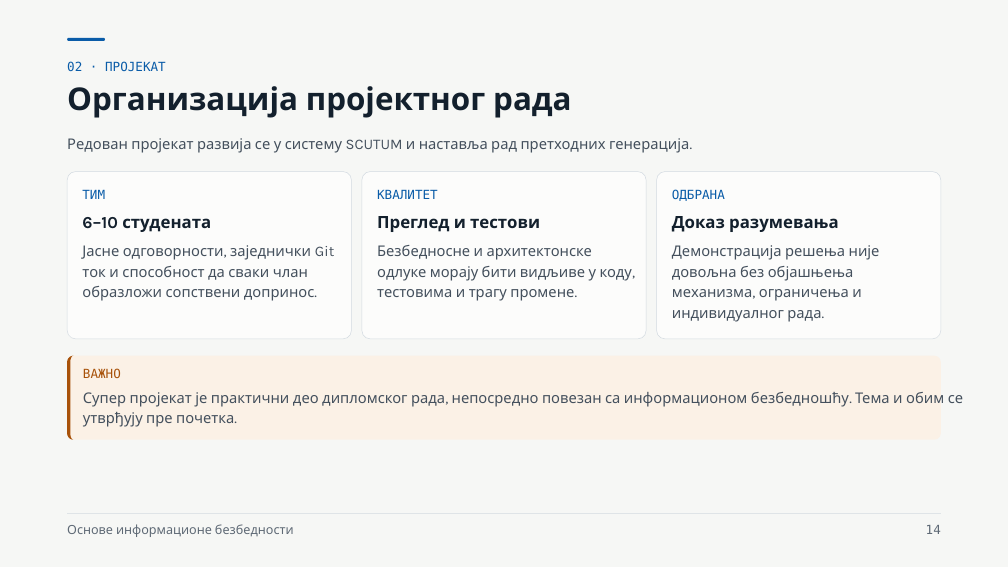
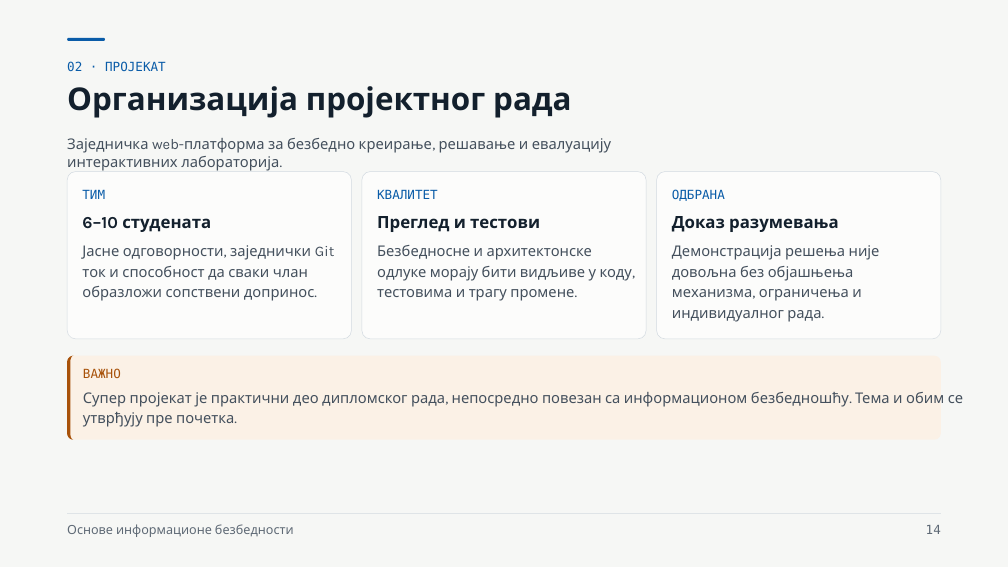
Before and after one commit to owlCoder/ftn-nastavni-materijali, a slide deck: slide 14 of Osnove informacione bezbednosti (OIB)/Opšti Materijali/Osnovne informacije o predmetu.pptx. Drawn at 1008x567 pixels with LibreOffice and Linux fonts; fonts in the diff are those of the drawing. Boxes give left, top, right and bottom in pixels: in the first picture for what was removed or moved away, otherwise in the second. Text is boxed around its words. In the diff, an @@ line names an element or a change of style, - is before the commit and + after.

```diff
--- a/Osnove informacione bezbednosti (OIB)/Opšti Materijali/Osnovne informacije o predmetu.pptx
+++ b/Osnove informacione bezbednosti (OIB)/Opšti Materijali/Osnovne informacije o predmetu.pptx
@@ text at [67, 138, 611, 171]: text changed @@
-Редован пројекат развија се у систему SCUTUM и наставља рад претходних генерација.
+Заједничка web-платформа за безбедно креирање, решавање и евалуацију интерактивних лабораторија.
```
Also in this commit, not shown: 5 other slides changed, 21 other files.
